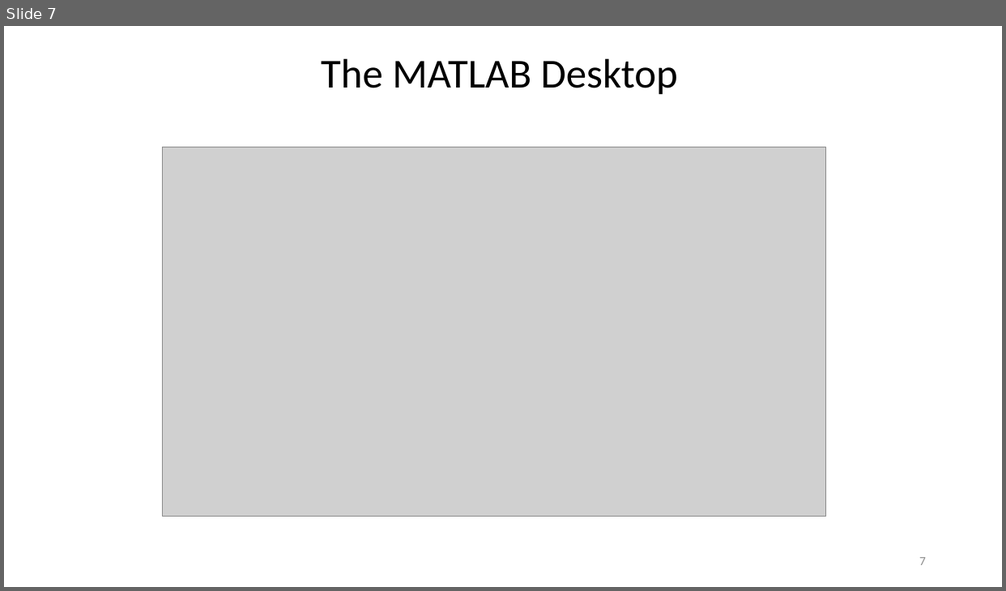
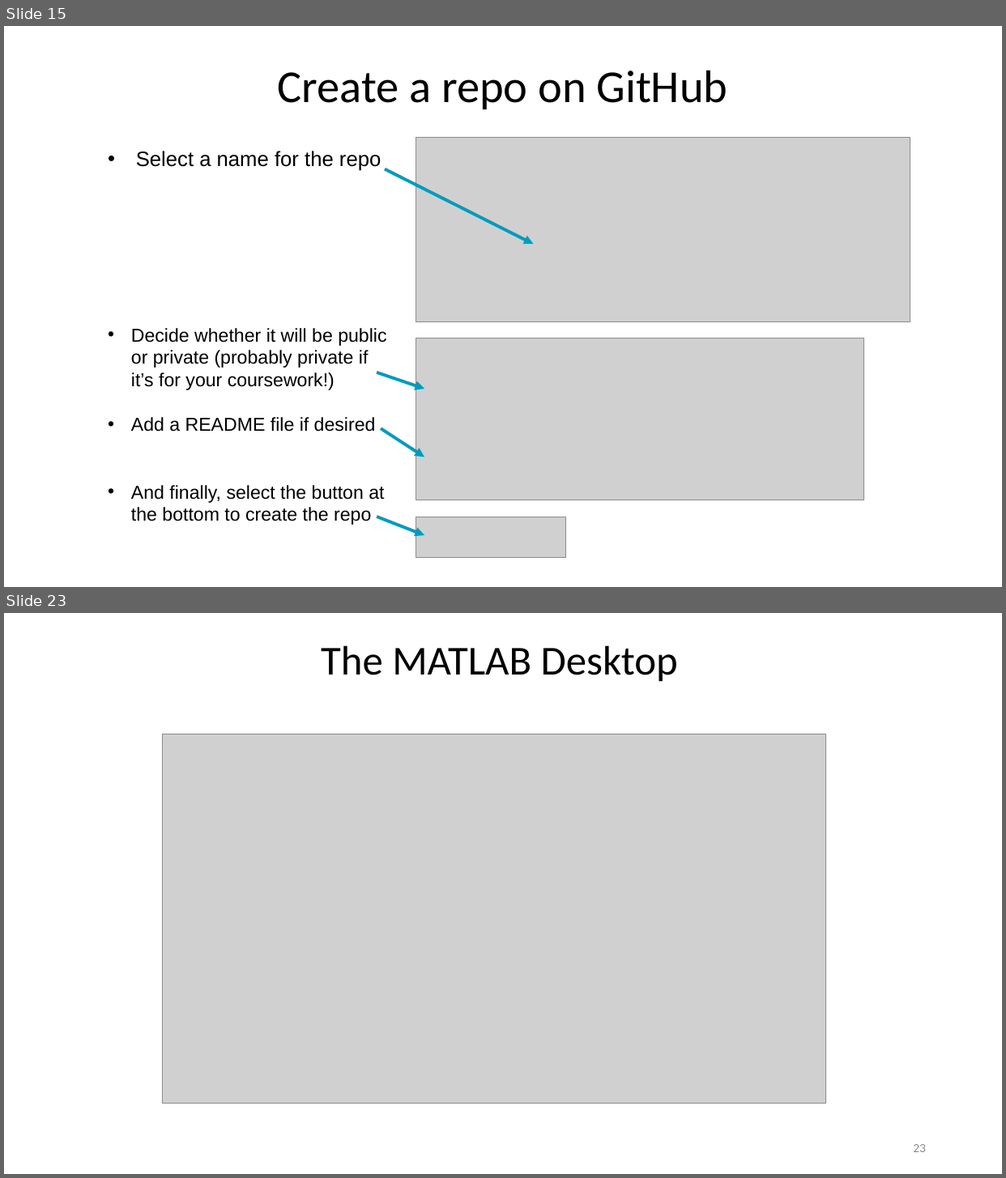
Before and after one commit to louisepb/Nottingham_Workshop, a slide deck: InstructorMaterials/Best Practices for Software Development using MATLAB.pptx. Shown one above the other, each under a label of ours: slide 7 before the commit, slides 15 and 23 after it; the slides between them are not shown. The pictures are 1006x591 and 1006x1178 pixels, drawn with LibreOffice and Linux fonts; fonts in the diff are those of the drawing; grey boxes stand for pictures. Boxes give left, top, right and bottom in pixels: in the first picture for what was removed or moved away, otherwise in the second. Text is boxed around its words. In the diff, an @@ line names an element or a change of style, - is before the commit and + after.

```diff
--- a/InstructorMaterials/Best Practices for Software Development using MATLAB.pptx
+++ b/InstructorMaterials/Best Practices for Software Development using MATLAB.pptx
@@ slide 15 added at [4,26,1002,587], background #FFFFFF @@
@@ title added at [278,70,728,109], 44 pt, text #000000 @@
+Create a repo on GitHub
@@ picture added at [415,138,910,322] @@
@@ text added at [136,151,381,171], 20 pt, text #000000 @@
+• Select a name for the repo
@@ arrow added from (385, 169) to (533, 244), #009BBD 3 pt @@
@@ text added at [131,328,386,525], 18 pt, text #000000 @@
+• Decide whether it will be public or private (probably private if it’s for your coursework!)
+• Add a README file if desired
+• And finally, select the button at the bottom to create the repo
@@ picture added at [415,338,864,501] @@
@@ arrow added from (377, 373) to (424, 389), #009BBD 3 pt @@
@@ arrow added from (381, 429) to (424, 457), #009BBD 3 pt @@
@@ arrow added from (377, 517) to (424, 535), #009BBD 3 pt @@
@@ picture added at [415,517,565,557] @@
@@ what was slide 7 is now slide 23 @@
@@ page number at [913,1144,926,1152]: text changed @@
-7
+23
```
Also in this commit, not shown: 3 slides changed, 17 other slides added, 2 slides removed, 2 other files.
